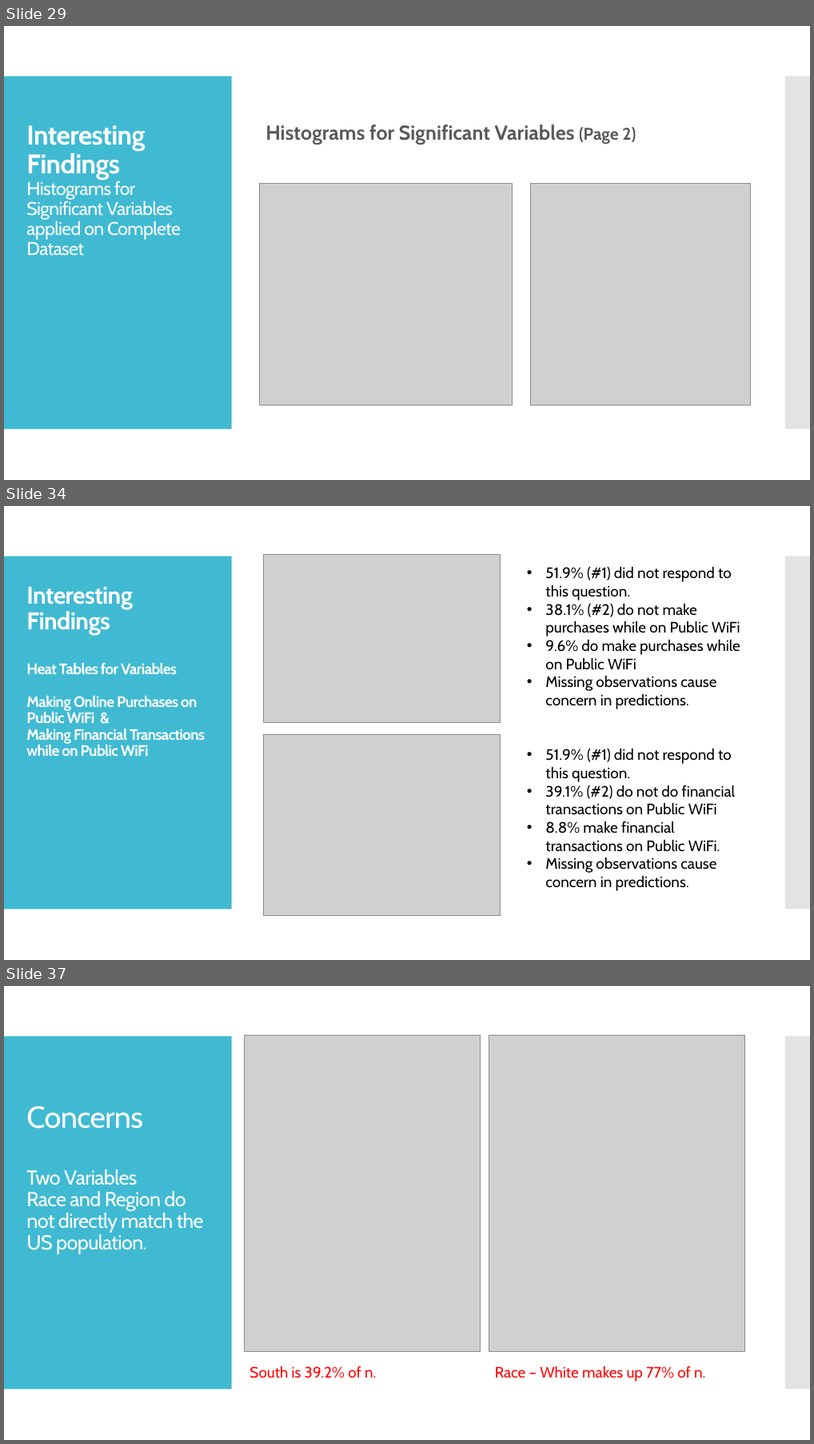
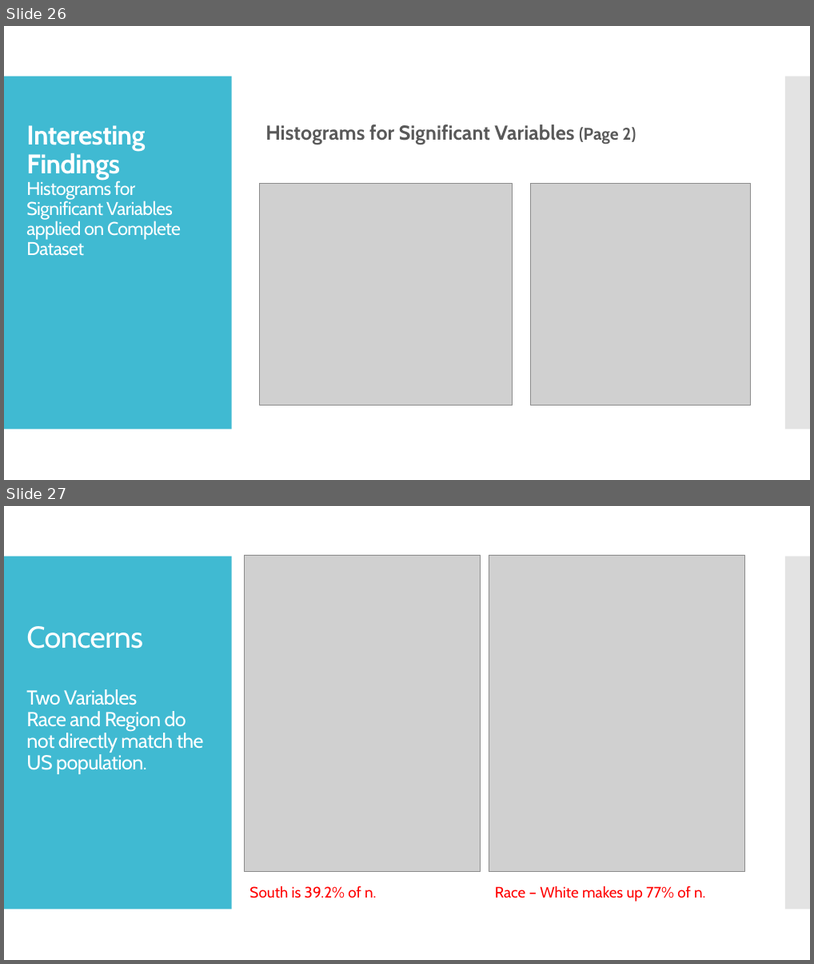
Before and after one commit to austintoller/Final-Capstone-Project, a slide deck: Capstone_Final_Report_Cybersecurity.pptx. Shown one above the other, each under a label of ours: slides 29, 34 and 37 before the commit, slides 26 and 27 after it; the slides between them are not shown. The pictures are 814x1444 and 814x964 pixels, drawn with LibreOffice and Linux fonts; fonts in the diff are those of the drawing; grey boxes stand for pictures. Boxes give left, top, right and bottom in pixels: in the first picture for what was removed or moved away, otherwise in the second. Text is boxed around its words. In the diff, an @@ line names an element or a change of style, - is before the commit and + after.

```diff
--- a/Capstone_Final_Report_Cybersecurity.pptx
+++ b/Capstone_Final_Report_Cybersecurity.pptx
@@ slide 34 removed at box(4, 506, 810, 960), background #FFFFFF; not listed: 2 template elements that a slide beside it also shows @@
@@ picture removed at box(263, 554, 500, 723) @@
@@ text removed at box(546, 566, 741, 891) @@
-• 51.9% (#1) did not respond to this question.
-• 38.1% (#2) do not make purchases while on Public WiFi
-• 9.6% do make purchases while on Public WiFi
-• Missing observations cause concern in predictions.
-• 51.9% (#1) did not respond to this question.
-• 39.1% (#2) do not do financial transactions on Public WiFi
-• 8.8% make financial transactions on Public WiFi.
-• Missing observations cause concern in predictions.
@@ title removed at box(26, 587, 205, 756) @@
-Interesting Findings
-Heat Tables for Variables
-Making Online Purchases on Public WiFi &
-Making Financial Transactions while on Public WiFi
@@ picture removed at box(263, 734, 500, 915) @@
@@ what was slide 29 is now slide 26 @@
@@ what was slide 37 is now slide 27 @@
```
Also in this commit, not shown: 1 slide changed, 9 other slides removed, 2 other files.
